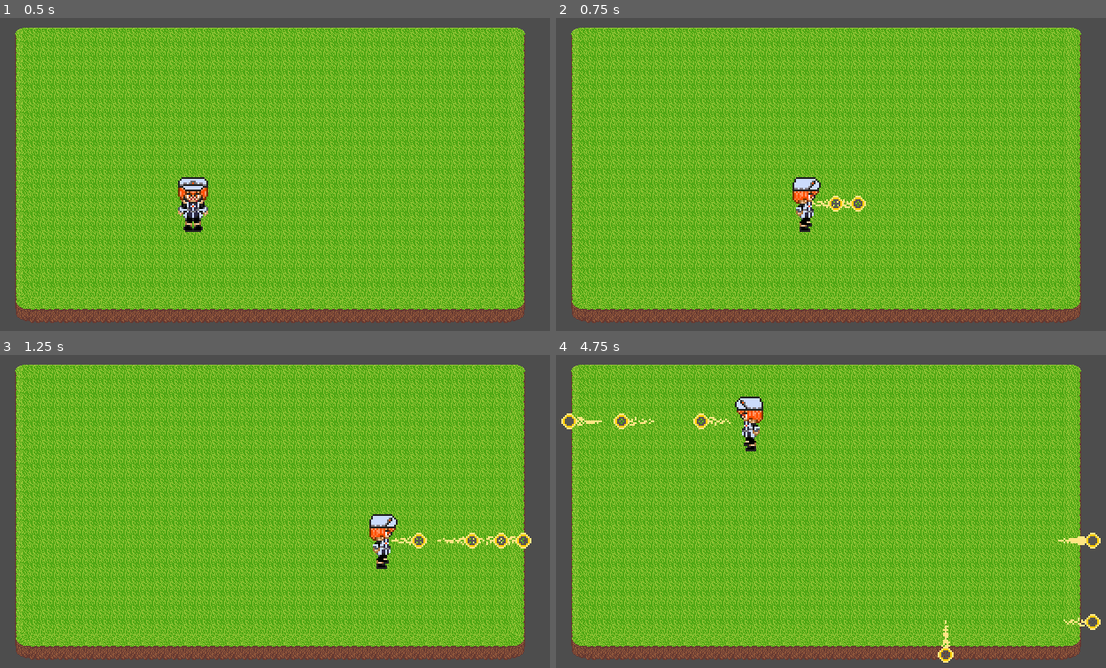
Above: before the commit, frames 1-4 (two rows, left to right).
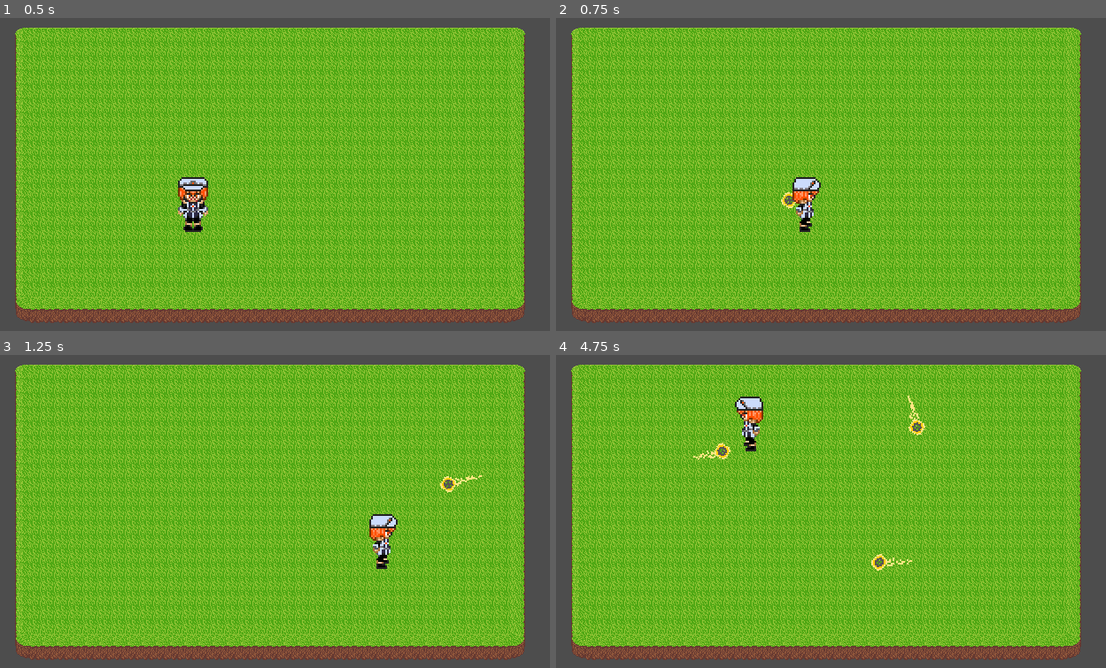
Above: after the commit, the same moments.

Repository: NiroJr/TheHerosFall
Game: Godot game, scene res://Scenes/main.tscn
Two runs of this game, one before a commit and one after it. Both use one fixed random seed, a clock stepped at 60 frames per second and the inputs below.
Inputs (mouse positions are in pixels of both pictures, inside the frame that each line leads up to):
- Up to frame 1 (0.5 s): no input
- Up to frame 2 (0.75 s): tap Enter (ui_accept) at 0.5, 0.6 s; move the mouse to (952, 161) at 0.52 s; hold Right (ui_right) from 0.53 s (still down); click (952, 161) at 0.67 s
- Up to frame 3 (1.25 s): keep holding Right (ui_right); tap Enter (ui_accept) at 0.77, 1.07 s
- Up to frame 4 (4.75 s): move the mouse to (715, 530) at 1.27 s; release Right (ui_right) at 1.28 s; hold Down (ui_down) 1.28-2.03 s; tap X (sword_swing) at 1.35, 2.85, 4.35 s; click (715, 530) at 1.42 s; tap Enter (ui_accept) at 1.52, 1.55, 1.82, 2.1, 3.02, 3.05, 3.32, 3.6, 3.77, 4.07, 4.52, 4.55 s; move the mouse to (886, 442) at 2.02 s; hold Right (ui_right) 2.03-2.78 s; click (886, 442) at 2.17 s; move the mouse to (798, 577) at 2.77 s; hold Up (ui_up) 2.78-3.53 s; click (798, 577) at 2.92 s; move the mouse to (996, 561) at 3.52 s; hold Left (ui_left) from 3.53 s (still down); click (996, 561) at 3.67 s; move the mouse to (655, 467) at 4.27 s; click (655, 467) at 4.42 s

Frame 1 is identical in both runs. In frame 2, 0.3% of the frame differs, in the area x 40-57%, y 55-62%; in frame 3, 0.6%; in frame 4, 1.2%, in the area x 0-100%, y 12-99%.

Commit message:
projectile bouncing/aiming
-reticle
-projectile bouncing
-projectile self-destruct after 3 seconds
-projectile aiming with mouse click

Diff:
--- a/Scenes/projectile.tscn
+++ b/Scenes/projectile.tscn
@@ -78,3 +78,9 @@
 sprite_frames = SubResource("SpriteFrames_m7t8w")
 animation = &"diagonal"
 frame_progress = 0.2842808
+
+[node name="Life" type="Timer" parent="." unique_id=1925367326]
+wait_time = 3.0
+autostart = true
+
+[connection signal="timeout" from="Life" to="." method="_on_life_timeout"]
--- a/Scripts/player.gd
+++ b/Scripts/player.gd
@@ -61,12 +61,8 @@
 		$PlayerSprite.stop()
 		$PlayerSprite.frame = 0;
 
-
 	move_and_slide()
 
-	if Input.is_action_just_pressed("ui_accept"):
-		print("shoot called")
-		shoot()
 	if Input.is_action_just_pressed("sword_swing"):
 		if(is_swinging):
 			return
@@ -96,6 +92,9 @@
 		$SwordPivot.visible = false
 		is_swinging = false;
 
+func _input(event):
+	if event is InputEventMouseButton and event.pressed and event.button_index == MOUSE_BUTTON_LEFT:
+		shoot()
 
 func _on_combo_timeout() -> void:
 	combo_step = 0;
@@ -103,10 +102,8 @@
 
 func shoot():
 	var instance = projectile.instantiate()
-	instance.scale.x = -1
-	instance.scale.y = -1
-	instance.dir = facing_angle
+	var angle = (get_global_mouse_position() - global_position).angle()
+	instance.dir = angle
 	instance.spawnPos = global_position
-	instance.spawnRot = facing_angle
+	instance.spawnRot = angle
 	main.add_child.call_deferred(instance)
-	print("spawned at ", global_position, " parent: ", get_tree().current_scene.name)
--- a/Scripts/projectile.gd
+++ b/Scripts/projectile.gd
@@ -13,6 +13,12 @@
 	global_rotation = spawnRot
 	sprite.play("default");
 
-func _physics_process(_delta):
-	velocity = (Vector2.RIGHT * speed).rotated(dir)
-	move_and_slide()
+func _physics_process(delta):
+	velocity = Vector2.RIGHT.rotated(dir) * speed
+	var collision = move_and_collide(velocity * delta)
+	if collision:
+		dir = velocity.bounce(collision.get_normal()).angle()
+		global_rotation = dir
+
+func _on_life_timeout() -> void:
+	queue_free()
--- a/project.godot
+++ b/project.godot
@@ -21,6 +21,7 @@
 window/size/viewport_height=360
 window/stretch/mode="canvas_items"
 window/stretch/aspect="expand"
+mouse_cursor/custom_image="uid://c8hbd1q3tnkuy"
 
 [input]
 
